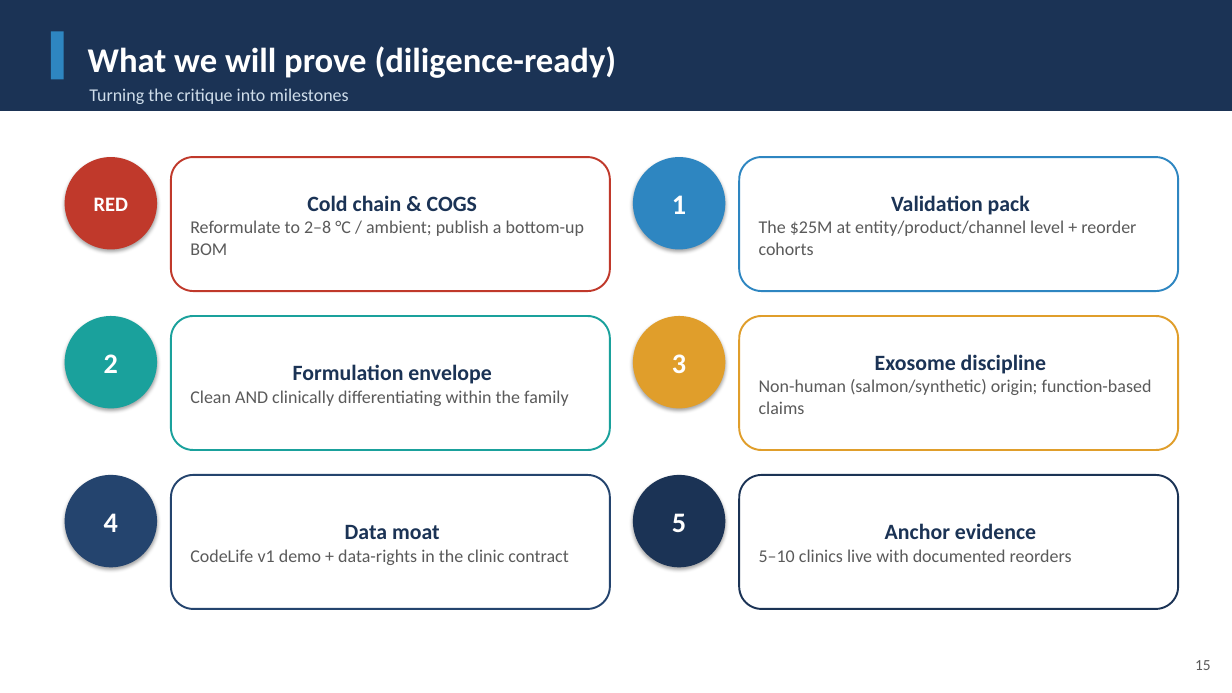
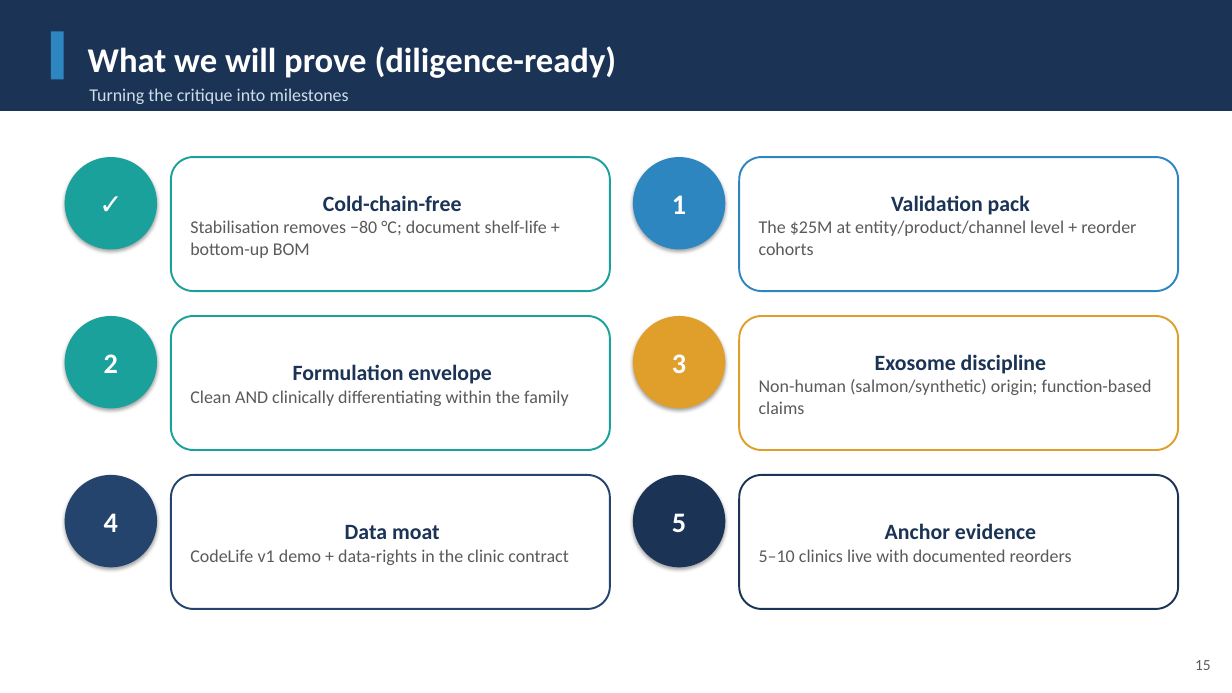
Before and after one commit to leicatam/gamification, a slide deck: slide 15 of synexo/Synapep_Investor_Deck.pptx. Drawn at 1232x693 pixels with LibreOffice and Linux fonts; fonts in the diff are those of the drawing. Boxes give left, top, right and bottom in pixels: in the first picture for what was removed or moved away, otherwise in the second. Text is boxed around its words. In the diff, an @@ line names an element or a change of style, - is before the commit and + after.

```diff
--- a/synexo/Synapep_Investor_Deck.pptx
+++ b/synexo/Synapep_Investor_Deck.pptx
@@ ellipse "✓" at (x1=65, y1=157, x2=157, y2=250): fill #C0392B to #1AA19C @@
@@ rounded rectangle "Cold-chain-free" at (x1=171, y1=157, x2=610, y2=291): outline #C0392B 1.5 pt to #1AA19C 1.5 pt @@
@@ text in ellipse at (x1=94, y1=197, x2=128, y2=211): text changed; size 16 to 22 pt @@
-RED
+✓
@@ text in rounded rectangle at (x1=190, y1=195, x2=547, y2=258): text changed @@
-Cold chain & COGS
-Reformulate to 2–8 °C / ambient; publish a bottom-up BOM
+Cold-chain-free
+Stabilisation removes −80 °C; document shelf-life + bottom-up BOM
```
Also in this commit, not shown: 1 other slide changed, 23 other files.
